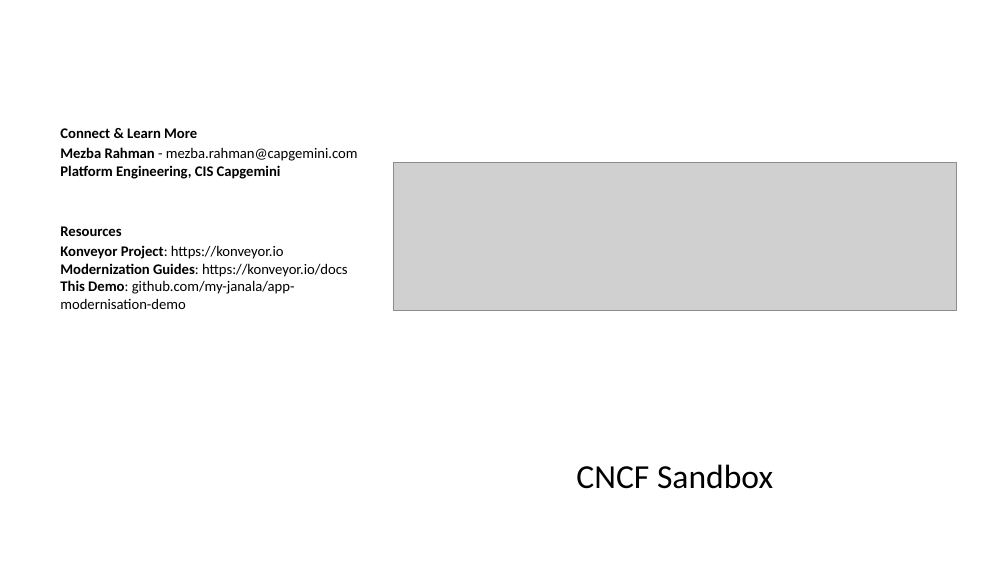
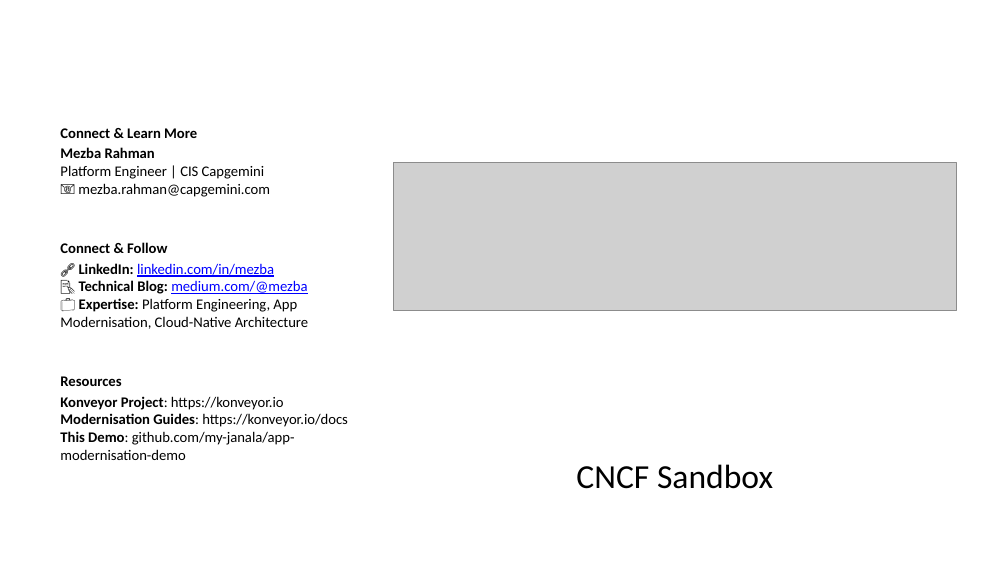
Before and after one commit to my-janala/app-modernisation-demo, a slide deck: slide 32 of App_Modernisation_Business_Slides.pptx. Drawn at 1008x567 pixels with LibreOffice and Linux fonts; fonts in the diff are those of the drawing; grey boxes stand for pictures. Boxes give left, top, right and bottom in pixels: in the first picture for what was removed or moved away, otherwise in the second. Text is boxed around its words. In the diff, an @@ line names an element or a change of style, - is before the commit and + after.

Commit message:
Polished documentation and presentation materials: British English conversion, author info added, file renames, PowerPoint regenerated. All references updated for consistency.

```diff
--- a/App_Modernisation_Business_Slides.pptx
+++ b/App_Modernisation_Business_Slides.pptx
@@ text at [60,147,308,329]: text changed; bold off @@
-Mezba Rahman - mezba.rahman@capgemini.com
-Platform Engineering, CIS Capgemini
+Mezba Rahman
+Platform Engineer | CIS Capgemini
+📧 mezba.rahman@capgemini.com
+Connect & Follow
+🔗 LinkedIn: linkedin.com/in/mezba
+📝 Technical Blog: medium.com/@mezba
+💼 Expertise: Platform Engineering, App Modernisation, Cloud-Native Architecture
@@ text at [60,396,348,460]: text changed @@
-Konveyor Project: https://konveyor.io
-Modernization Guides: https://konveyor.io/docs
-This Demo: github.com/my-janala/app-modernisation-demo
+Konveyor Project: https://konveyor.io
+Modernisation Guides: https://konveyor.io/docs
+This Demo: github.com/my-janala/app-modernisation-demo
```
Also in this commit, not shown: 2 other files.
